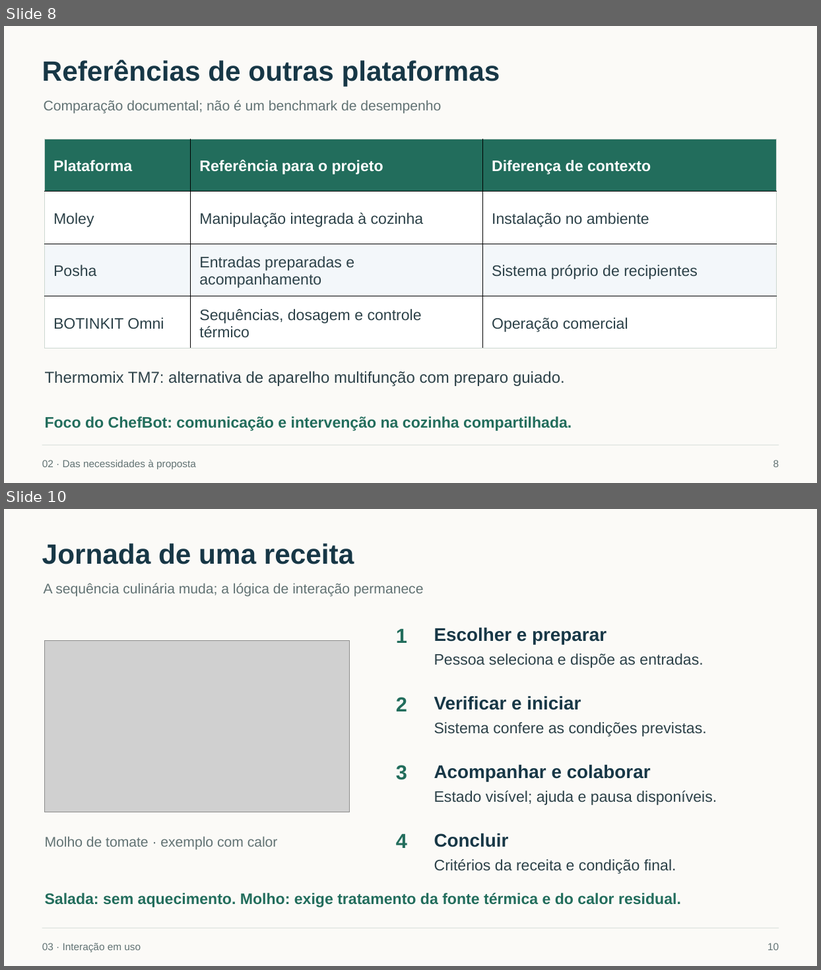
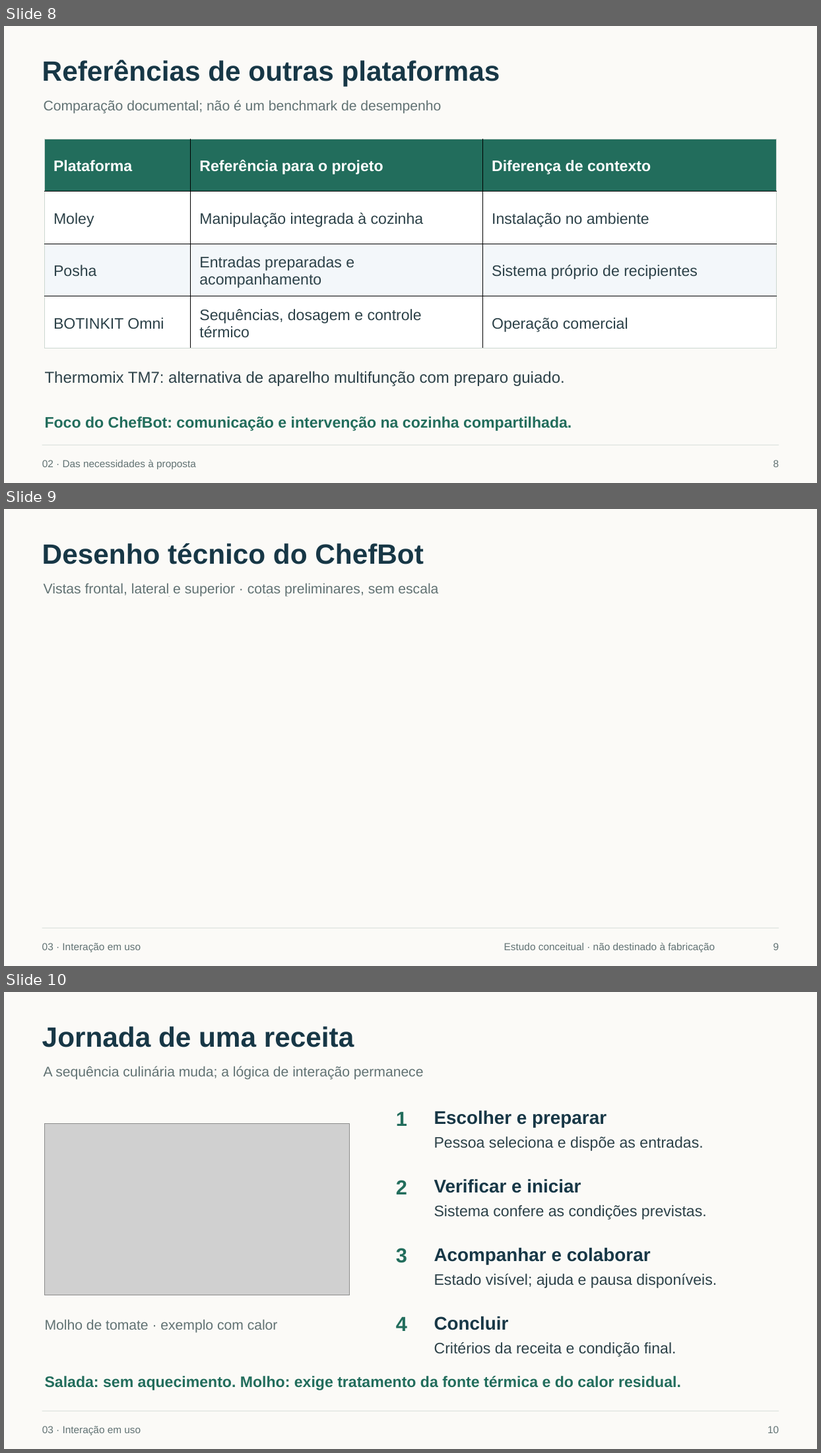
Before and after one commit to Toquinha443/chefbot-ihr, a slide deck: apresentacao/ChefBot_Apresentacao_Final.pptx. Shown one above the other, each under a label of ours: slides 8 and 10 before the commit, slides 8, 9 and 10 after it; the slides between them are not shown. The pictures are 821x970 and 821x1453 pixels, drawn with LibreOffice and Linux fonts; fonts in the diff are those of the drawing; grey boxes stand for pictures; background and template pictures are left out. Boxes give left, top, right and bottom in pixels: in the first picture for what was removed or moved away, otherwise in the second. Text is boxed around its words. In the diff, an @@ line names an element or a change of style, - is before the commit and + after.

```diff
--- a/apresentacao/ChefBot_Apresentacao_Final.pptx
+++ b/apresentacao/ChefBot_Apresentacao_Final.pptx
@@ slide 9 added at <box>4,509,817,966</box>, background picture (left out) @@
@@ rectangle added at <box>4,509,817,596</box>, fill #FBFAF7, outline #FBFAF7 0 pt @@
@@ text added at <box>42,543,424,564</box>, 33 pt, text #173746, bold @@
+Desenho técnico do ChefBot
@@ text added at <box>44,583,438,597</box>, 16.5 pt, text #617273 @@
+Vistas frontal, lateral e superior · cotas preliminares, sem escala
@@ text added at <box>85,583,310,597</box>, 16.5 pt, text #617273 @@
+Vistas e dimensões preliminares do projeto
@@ rectangle added at <box>4,921,817,966</box>, fill #FBFAF7, outline #FBFAF7 0 pt @@
@@ line added from (42, 929) to (780, 929), #CCD7D1 0.75 pt @@
@@ text added at <box>42,943,141,953</box>, 12 pt, text #617273 @@
+03 · Interação em uso
@@ text added at <box>504,943,715,953</box>, 12 pt, text #617273 @@
+Estudo conceitual · não destinado à fabricação
@@ text added at <box>774,943,780,951</box>, 12 pt, text #617273 @@
+9
```
Also in this commit, not shown: 4 slides changed, 1 slide removed, 9 other files.
